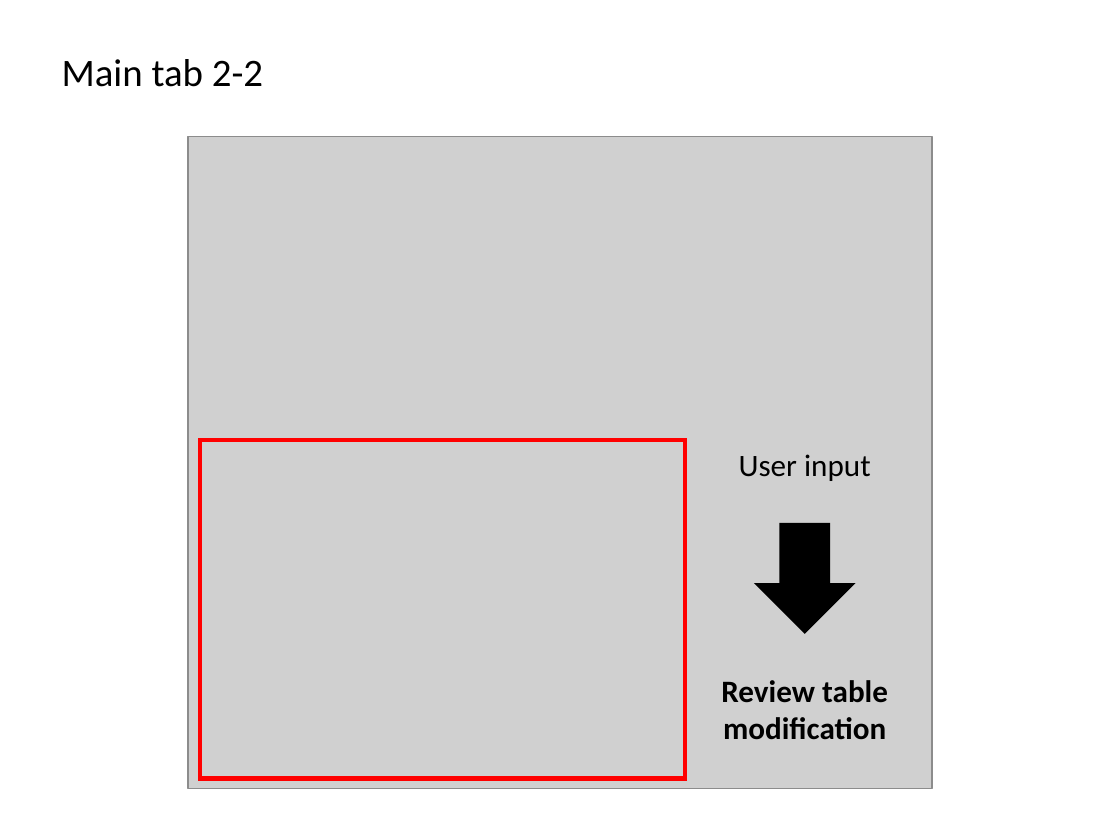
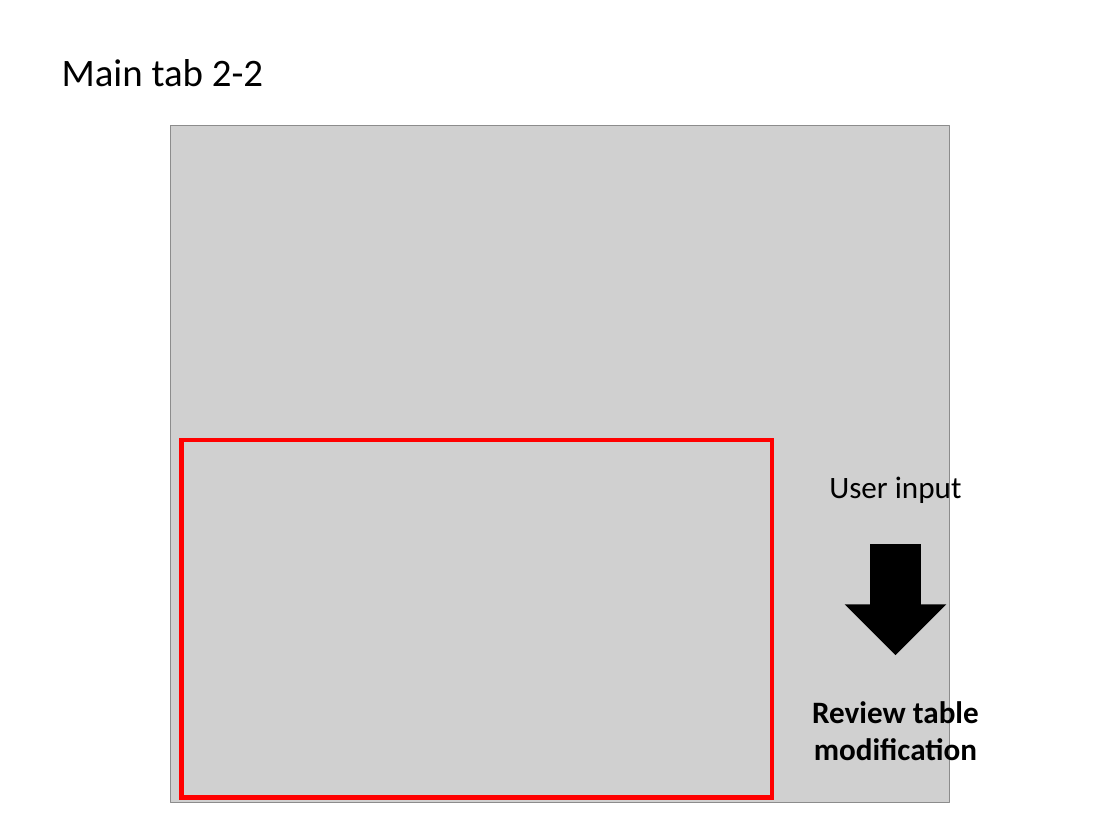
Before and after one commit to hy2850/CS360-HOEP-Project, a slide deck: slide 23 of v20181203 Final Presentation.pptx (slide 22 before the commit). Drawn at 1120x840 pixels with LibreOffice and Linux fonts; fonts in the diff are those of the drawing; grey boxes stand for pictures. Boxes give left, top, right and bottom in pixels: in the first picture for what was removed or moved away, otherwise in the second. Text is boxed around its words. In the diff, an @@ line names an element or a change of style, - is before the commit and + after.

```diff
--- a/v20181203 Final Presentation.pptx
+++ b/v20181203 Final Presentation.pptx
@@ picture: place and size @@
-picture at (188, 137, 932, 788)
+picture at (170, 125, 949, 802)
@@ rectangle: place and size @@
-rectangle at (200, 440, 685, 778)
+rectangle at (181, 440, 772, 797)
@@ 2 texts, 1 right arrow: place and size @@
-2 texts, 1 right arrow at (721, 454, 888, 740)
+2 texts, 1 right arrow at (812, 471, 979, 768)
```
Also in this commit, not shown: 7 other slides changed, 1 slide added, 3 other files.
